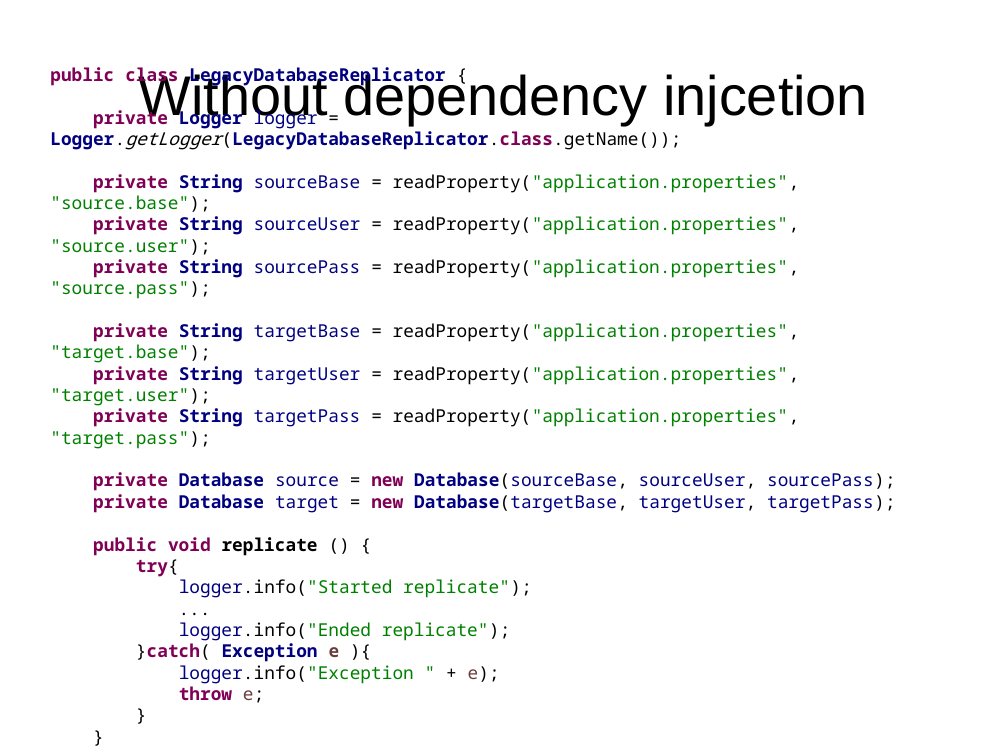
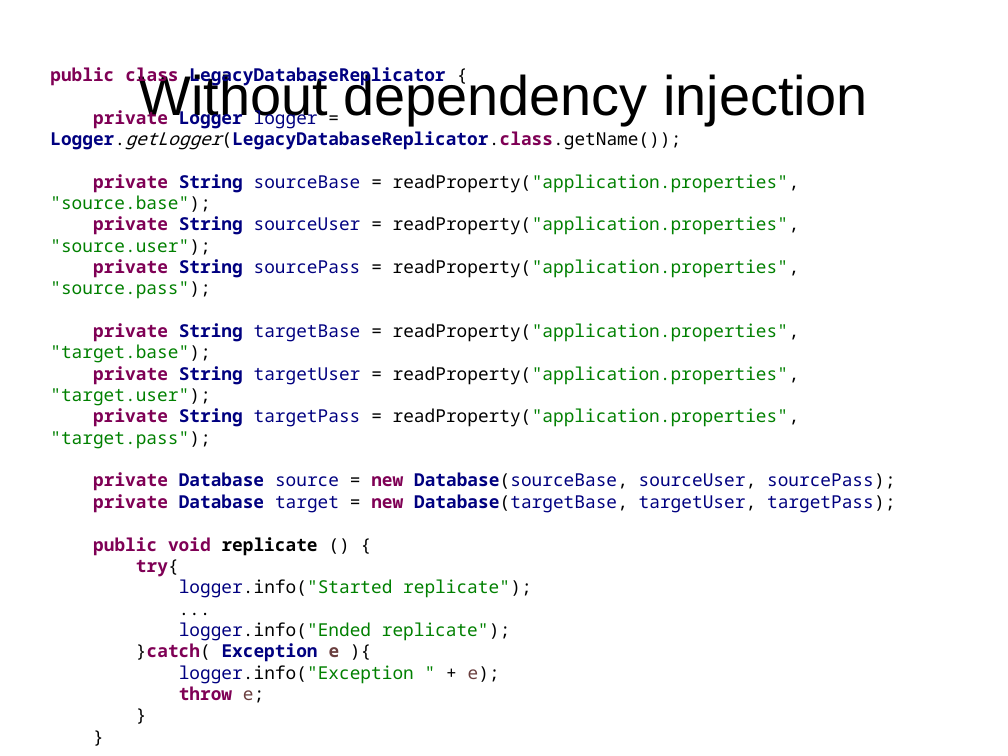
Before and after one commit to FrigoCoder/CDI, a slide deck: slide 16 of CDI.odp (slide 14 before the commit). Drawn at 1008x756 pixels with LibreOffice and Linux fonts; fonts in the diff are those of the drawing. Boxes give left, top, right and bottom in pixels: in the first picture for what was removed or moved away, otherwise in the second. Text is boxed around its words. In the diff, an @@ line names an element or a change of style, - is before the commit and + after.

```diff
--- a/CDI.odp
+++ b/CDI.odp
@@ title at bbox=[139, 71, 868, 125]: text changed @@
-Without dependency injcetion
+Without dependency injection
```
Also in this commit, not shown: 5 other slides changed, 7 slides added.
